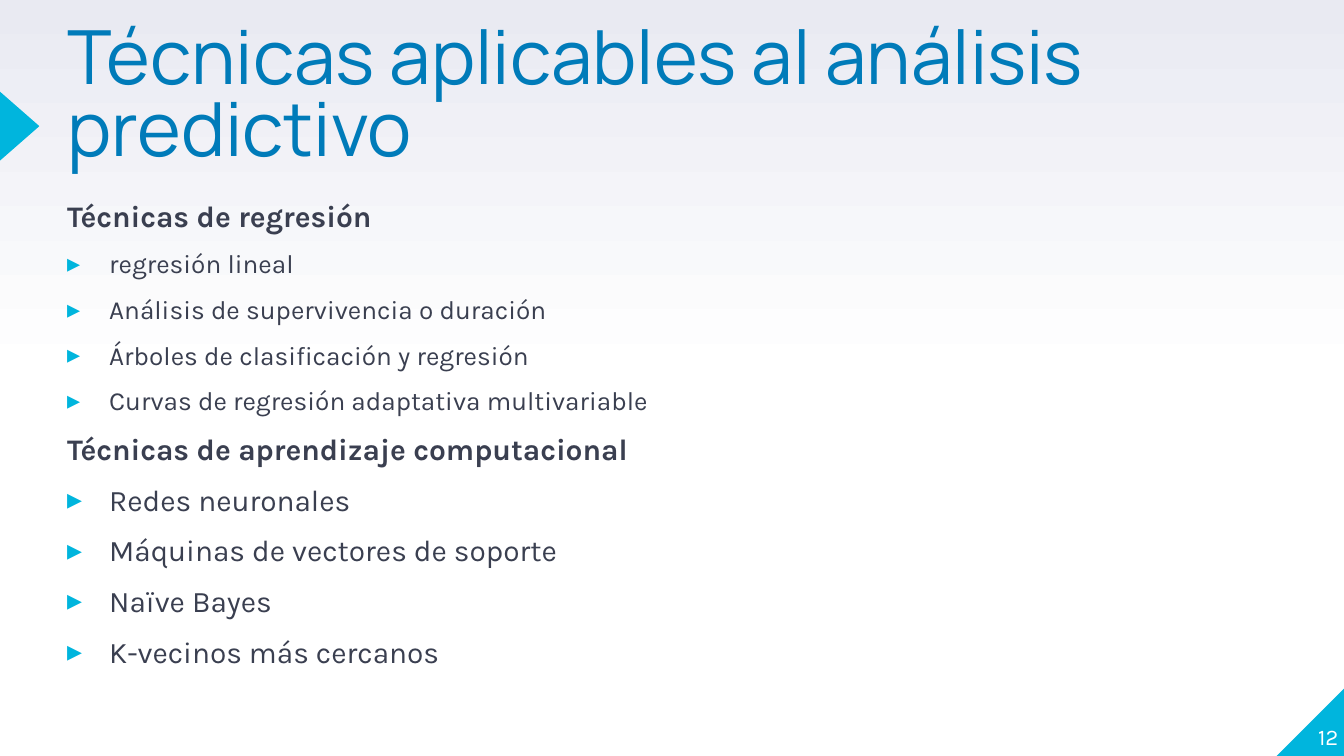
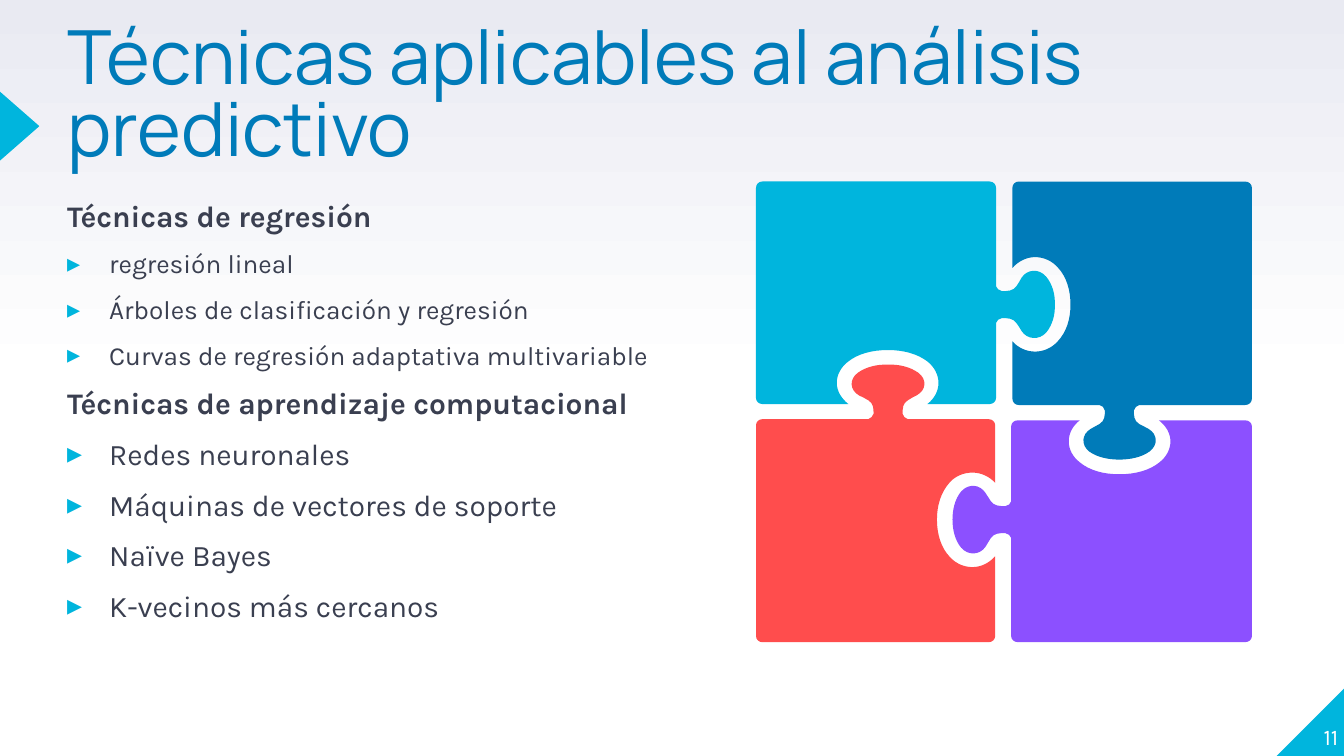
Before and after one commit to aletzLozano/MINERIA-DE-DATOS, a slide deck: slide 11 of CLASE/CLASE PREDICION.pptx (slide 12 before the commit). Drawn at 1344x756 pixels with LibreOffice and Linux fonts; fonts in the diff are those of the drawing. Boxes give left, top, right and bottom in pixels: in the first picture for what was removed or moved away, otherwise in the second. Text is boxed around its words. In the diff, an @@ line names an element or a change of style, - is before the commit and + after.

```diff
--- a/CLASE/CLASE PREDICION.pptx
+++ b/CLASE/CLASE PREDICION.pptx
@@ text at bbox=[109, 299, 547, 325]: paragraph removed @@
-▸ Análisis de supervivencia o duración
@@ group added at bbox=[757, 181, 1253, 642]: 4 freeform shapes @@
@@ page number at bbox=[1324, 731, 1339, 745]: text changed @@
-12
+11
```
Also in this commit, not shown: 10 other slides changed, 3 slides added, 2 slides removed, 1 other file.
